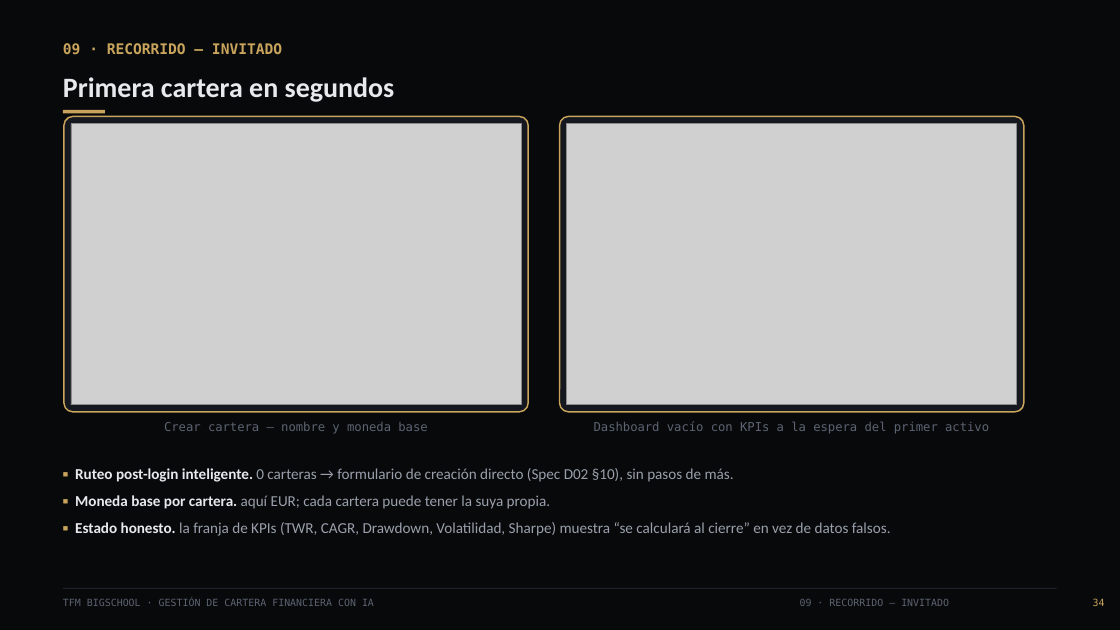
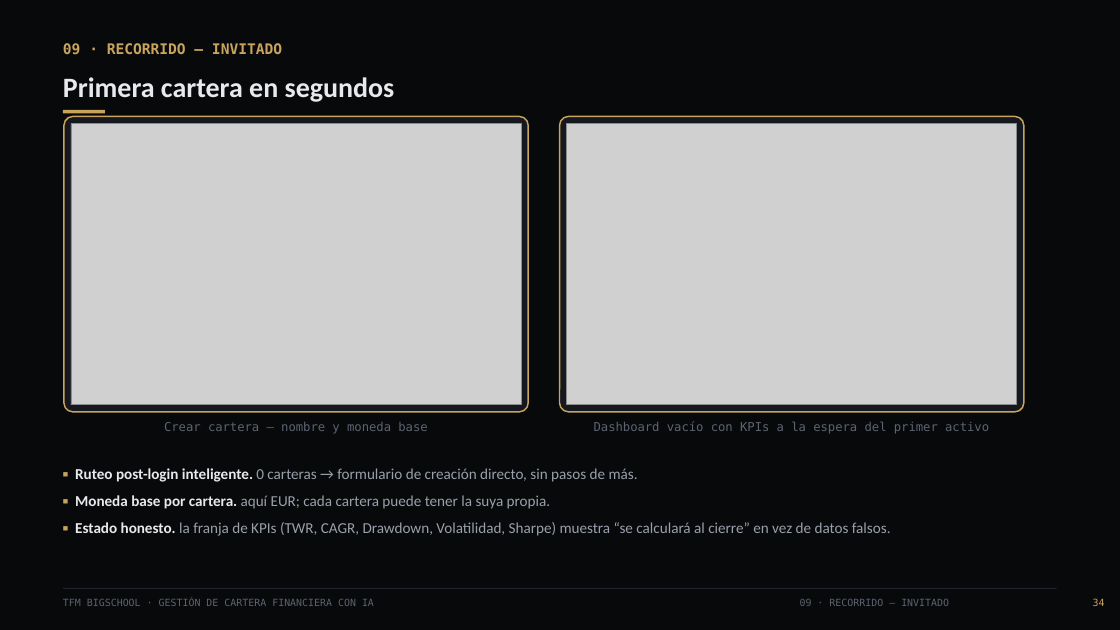
Before and after one commit to romercepeda/TFM_BigSchool, a slide deck: slide 34 of presentacion/TFM_BigSchool_Presentacion.pptx. Drawn at 1120x630 pixels with LibreOffice and Linux fonts; fonts in the diff are those of the drawing; grey boxes stand for pictures. Boxes give left, top, right and bottom in pixels: in the first picture for what was removed or moved away, otherwise in the second. Text is boxed around its words. In the diff, an @@ line names an element or a change of style, - is before the commit and + after.

```diff
--- a/presentacion/TFM_BigSchool_Presentacion.pptx
+++ b/presentacion/TFM_BigSchool_Presentacion.pptx
@@ text at box(75, 468, 638, 482): text changed @@
-▪ Ruteo post-login inteligente. 0 carteras → formulario de creación directo (Spec D02 §10), sin pasos de más.
+▪ Ruteo post-login inteligente. 0 carteras → formulario de creación directo, sin pasos de más.
```
Also in this commit, not shown: 12 other slides changed, 27 other files.
